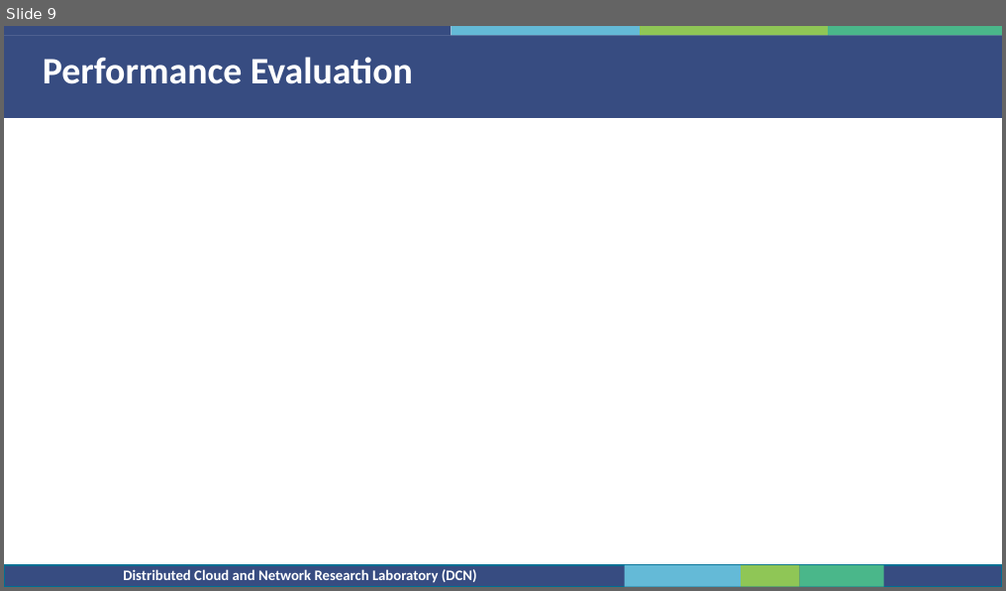
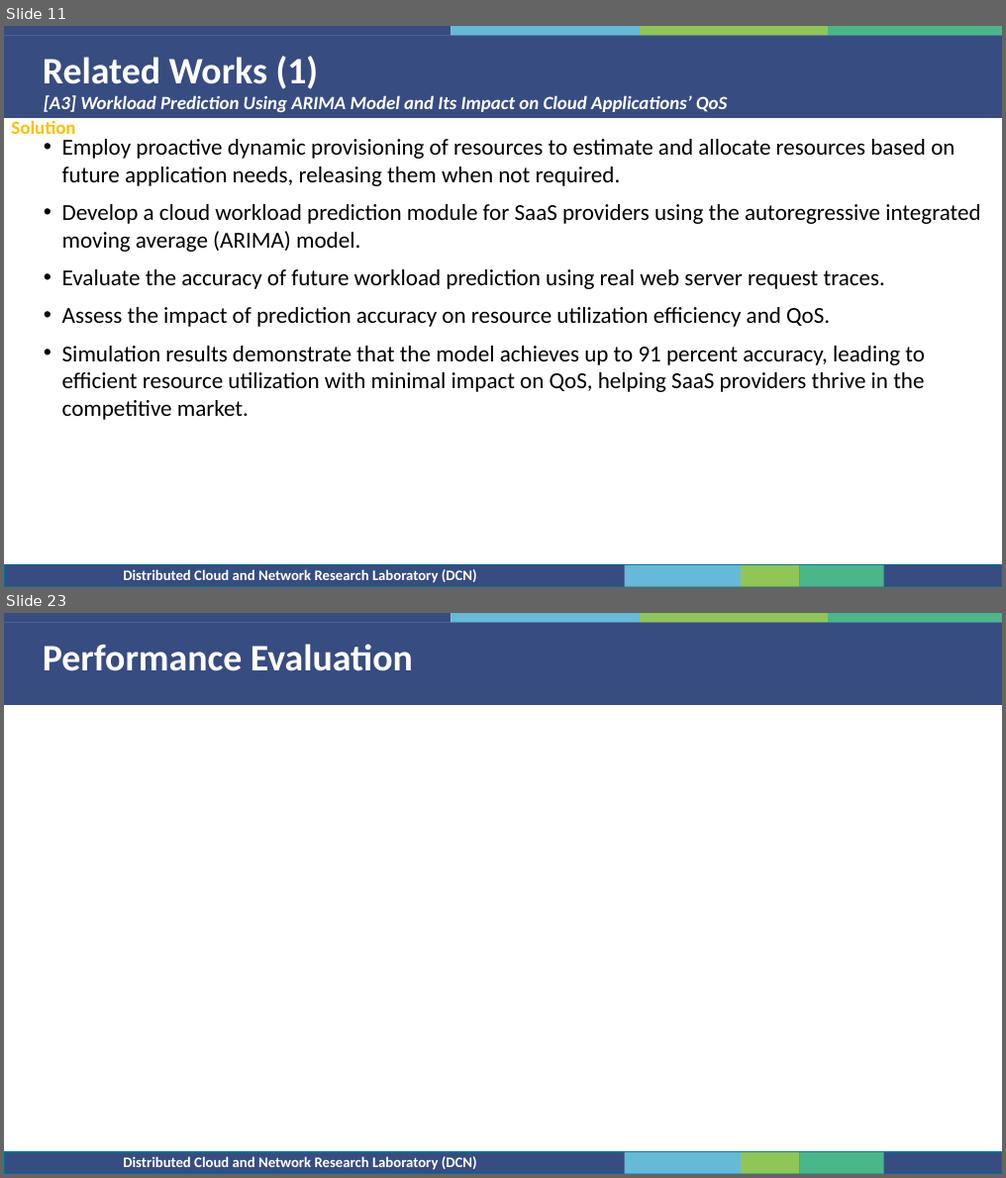
Before and after one commit to bactp/ml-class-project-20232, a slide deck: Integrated-Project.pptx. Shown one above the other, each under a label of ours: slide 9 before the commit, slides 11 and 23 after it; the slides between them are not shown. The pictures are 1006x591 and 1006x1178 pixels, drawn with LibreOffice and Linux fonts; fonts in the diff are those of the drawing; background and template pictures are left out. Boxes give left, top, right and bottom in pixels: in the first picture for what was removed or moved away, otherwise in the second. Text is boxed around its words. In the diff, an @@ line names an element or a change of style, - is before the commit and + after.

```diff
--- a/Integrated-Project.pptx
+++ b/Integrated-Project.pptx
@@ slide 11 added at [4, 26, 1002, 587], background #FFFFFF; not listed: 7 template elements that a slide beside it also shows @@
@@ rectangle added at [4, 35, 1002, 117], fill #384C81 @@
@@ text added at [43, 56, 319, 89], 36 pt, text #FFFFFF, bold @@
+Related Works (1)
@@ title added at [44, 95, 728, 112], 18 pt, text #FFFFFF, bold, italic @@
+[A3] Workload Prediction Using ARIMA Model and Its Impact on Cloud Applications’ QoS
@@ text added at [11, 120, 75, 134], 18 pt, text #FFC000, bold @@
+Solution
@@ text added at [62, 139, 980, 420], 22 pt, text #000000 @@
+• Employ proactive dynamic provisioning of resources to estimate and allocate resources based on future application needs, releasing them when not required.
+• Develop a cloud workload prediction module for SaaS providers using the autoregressive integrated moving average (ARIMA) model.
+• Evaluate the accuracy of future workload prediction using real web server request traces.
+• Assess the impact of prediction accuracy on resource utilization efficiency and QoS.
+• Simulation results demonstrate that the model achieves up to 91 percent accuracy, leading to efficient resource utilization with minimal impact on QoS, helping SaaS providers thrive in the competitive market.
@@ rectangle added at [4, 566, 1002, 587], fill #384C81, outline #006F93 1 pt @@
@@ text added at [123, 570, 477, 583], 14 pt, text #FFFFFF, bold @@
+Distributed Cloud and Network Research Laboratory (DCN)
@@ what was slide 9 is now slide 23 @@
```
Also in this commit, not shown: 4 slides changed, 18 other slides added, 4 slides removed.
